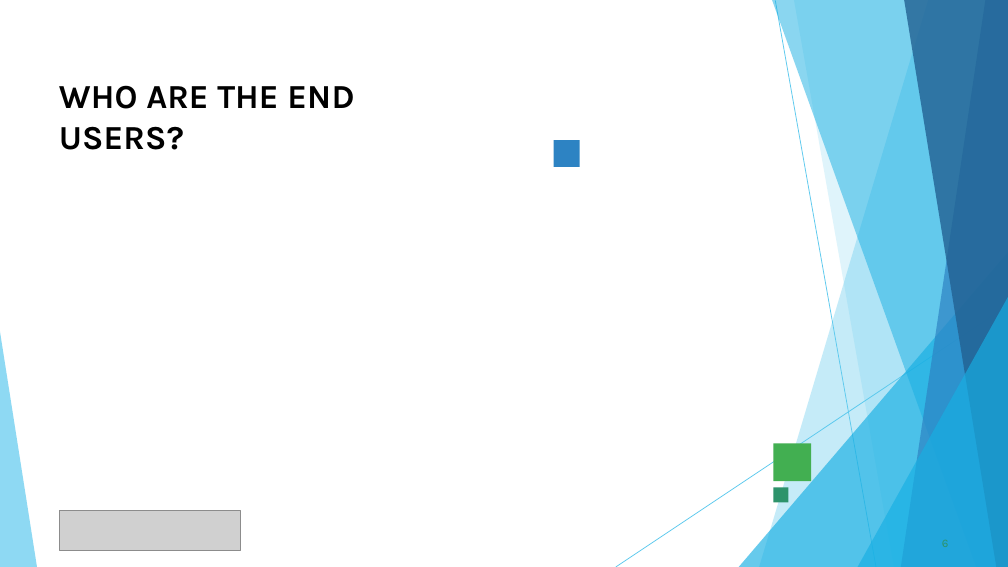
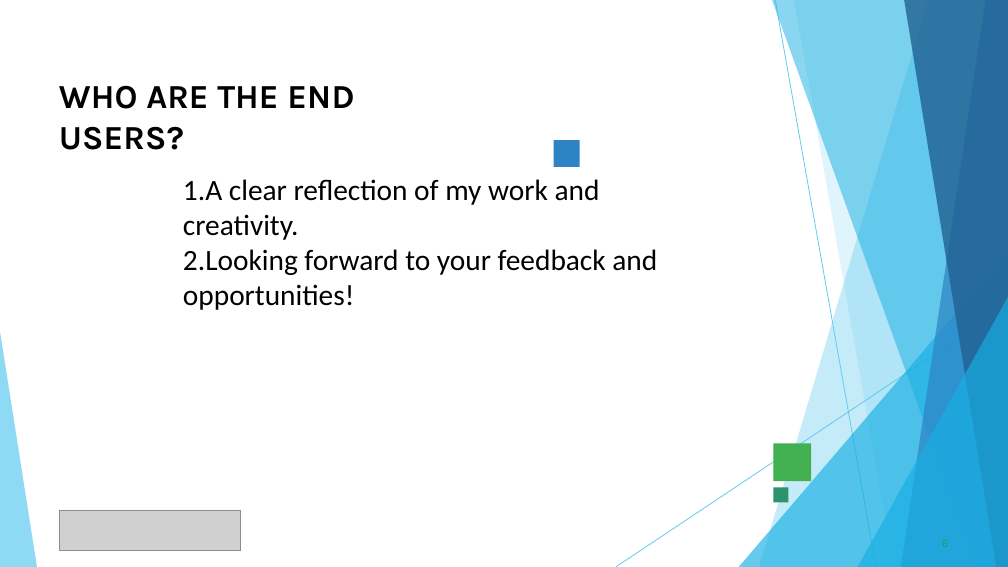
Before and after one commit to arivu8849-ops/Arivu--TNSDC-FWD-DP, a slide deck: slide 6 of PPT FWD TNSDC 2025.pptx. Drawn at 1008x567 pixels with LibreOffice and Linux fonts; fonts in the diff are those of the drawing; grey boxes stand for pictures. Boxes give left, top, right and bottom in pixels: in the first picture for what was removed or moved away, otherwise in the second. Text is boxed around its words. In the diff, an @@ line names an element or a change of style, - is before the commit and + after.

```diff
--- a/PPT FWD TNSDC 2025.pptx
+++ b/PPT FWD TNSDC 2025.pptx
@@ text added at (183, 179, 657, 310), 28 pt, text #000000 @@
+1.A clear reflection of my work and creativity.
+2.Looking forward to your feedback and opportunities!
```
Also in this commit, not shown: 9 other slides changed, 1 slide added, 1 slide removed.
